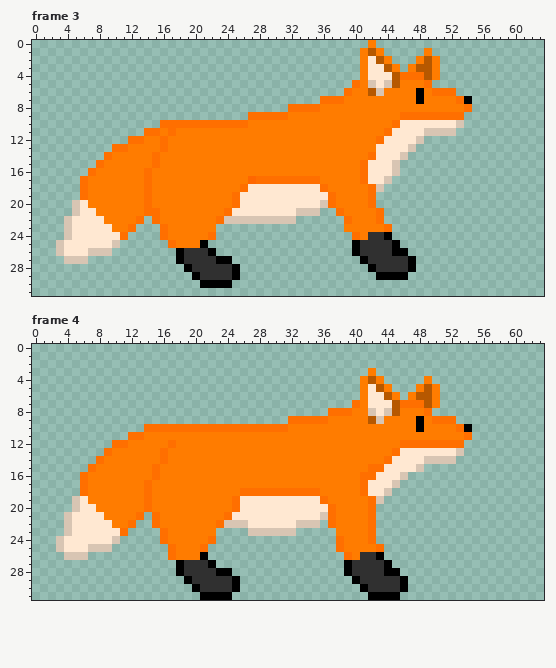
File history of a pixel-art file, Spring is near/Assets/Sprites/Fox_run.aseprite. The picture above is the old version.
64x32 pixels, 4 frames. Colours within 5 levels of each other are drawn and written as one. Shown: frame 3, frame 4. The commit also changed other frames, which this record leaves out.
After the commit:
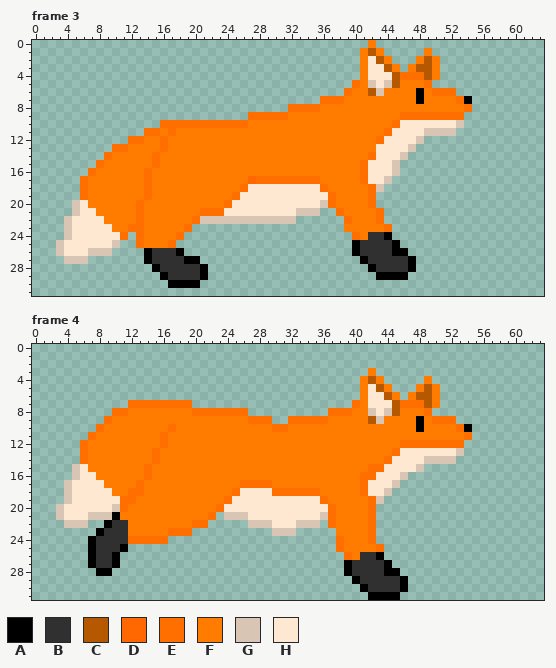
Palette (. is transparent): A #000000  B #303030  C #b65800  D #ff6700  E #ff6f00  F #ff7c00  G #d8c5b3  H #ffe8d2
From old to new:
Frame 3, layer "Front_feet":
y 20: x 13..14 FE -> EF; x 24..25 FE -> EH
y 21: x 13..15 FEE -> EFF; x 21..24 FFFE -> EEEH
y 22: x 14..15 .E -> FF; x 20..23 FFFE -> EGGG
y 23: x 13..16 ...E -> EFFF; x 19..22 FFFF -> E...
y 24: x 13..16 ...E -> EFFF; x 18..22 FFFFE -> E....
y 25: x 13..16 .... -> EFFF; x 18..21 FFFA -> ....
y 26: x 14..17 .... -> ABBB; x 19..22 BBBA -> ....
y 27: x 14..24 ....ABBBBAA -> ABBBBAA....
y 28: x 15..19 ....A -> ABBBB; x 21..25 BBBBA -> A....
y 29: x 16..25 ....ABBBBA -> ABBBBA....
y 30: x 17..24 ....AAAA -> AAAA....
Frame 4, layers "Front_feet", "Body":
y 7: x 12..19 ........ -> EEEEEEEE
y 8: x 10..26 ................. -> EEFFFFFFFFEEEEEEE
y 9: x 9..29 ..................... -> EFFFFFFFFFFFFFFFFFEEE
y 10: x 8..16 ......EEE -> EFFFFFFFF; x 18..29 EEEEEEEEEEEE -> FFFFFFFFFFFF
y 11: x 7..13 .....EE -> EFFFFFF; x 16 F -> E
y 12: x 6..11 ....EE -> EFFFFF; x 16..17 FE -> EF
y 13: x 6..9 ...E -> EFFF; x 15..16 FE -> EF
y 14: x 6..8 ..E -> EFF; x 15..16 FE -> EF
y 15: x 5..7 ..E -> GHF; x 14..15 FE -> EF
y 16: x 5..7 .EF -> GHH; x 14..15 FE -> EF
y 17: x 4..8 ..EFF -> GHHHH; x 13..14 FE -> EF; x 26..29 FFFF -> EEEE
y 18: x 4..9 ..EFFF -> GHHHHH; x 12..14 FFE -> EEF; x 25..29 FEEEE -> EHHHH
y 19: x 4..5 .G -> GH; x 7..12 FFFFFF -> HHHHEE; x 14 E -> F; x 24..25 FE -> EH
y 20: x 3..5 ..G -> GHH; x 8..11 FFFF -> HHGE; x 14 E -> F; x 23..25 FFE -> EHH
y 21: x 3..4 .G -> GH; x 7..10 HHFF -> GGGA; x 13..15 E.E -> FFF; x 22..26 FFEHH -> E.GGG
y 22: x 5..15 HHHHHFFE..E -> GG..ABBFFFF; x 20..29 FFFEGGGHHH -> EE.....GGG
y 23: x 4..22 GHHHHHHE....EFFFFFF -> ....ABBBFFFFFEEE...; x 27..29 GGG -> ...
y 24: x 3..15 GHHHHHHG..... -> ....ABBBBEEEE; x 17..22 FFFFFE -> ......
y 25: x 3..11 GHHHGGG.. -> ....ABBBA; x 17..21 EFFFE -> .....
y 26: x 4..10 GGG.... -> ...ABBA; x 17..21 EFFFA -> .....
y 27: x 7..10 .... -> ABBA; x 18..22 ABBBA -> .....
y 28: x 8..9 .. -> AA; x 18..24 ABBBBAA -> .......
y 29: x 19..25 ABBBBBA -> .......
y 30: x 20..25 ABBBBA -> ......
y 31: x 21..24 AAAA -> ....
Pixel boxes of the changes (left, top, right, bottom) in both pictures:
changed: (136, 200, 240, 288)
changed: (56, 400, 272, 600)
